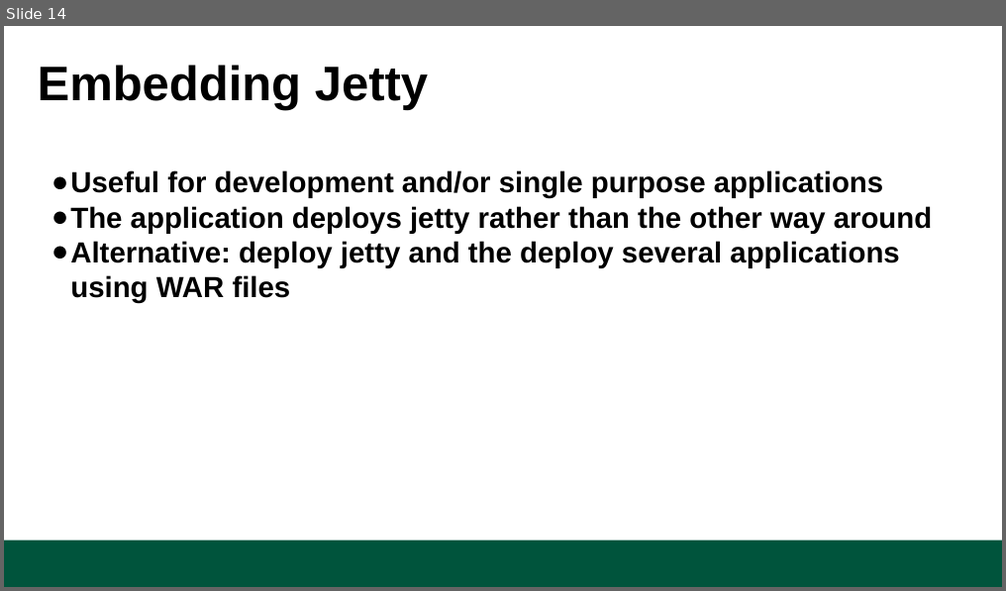
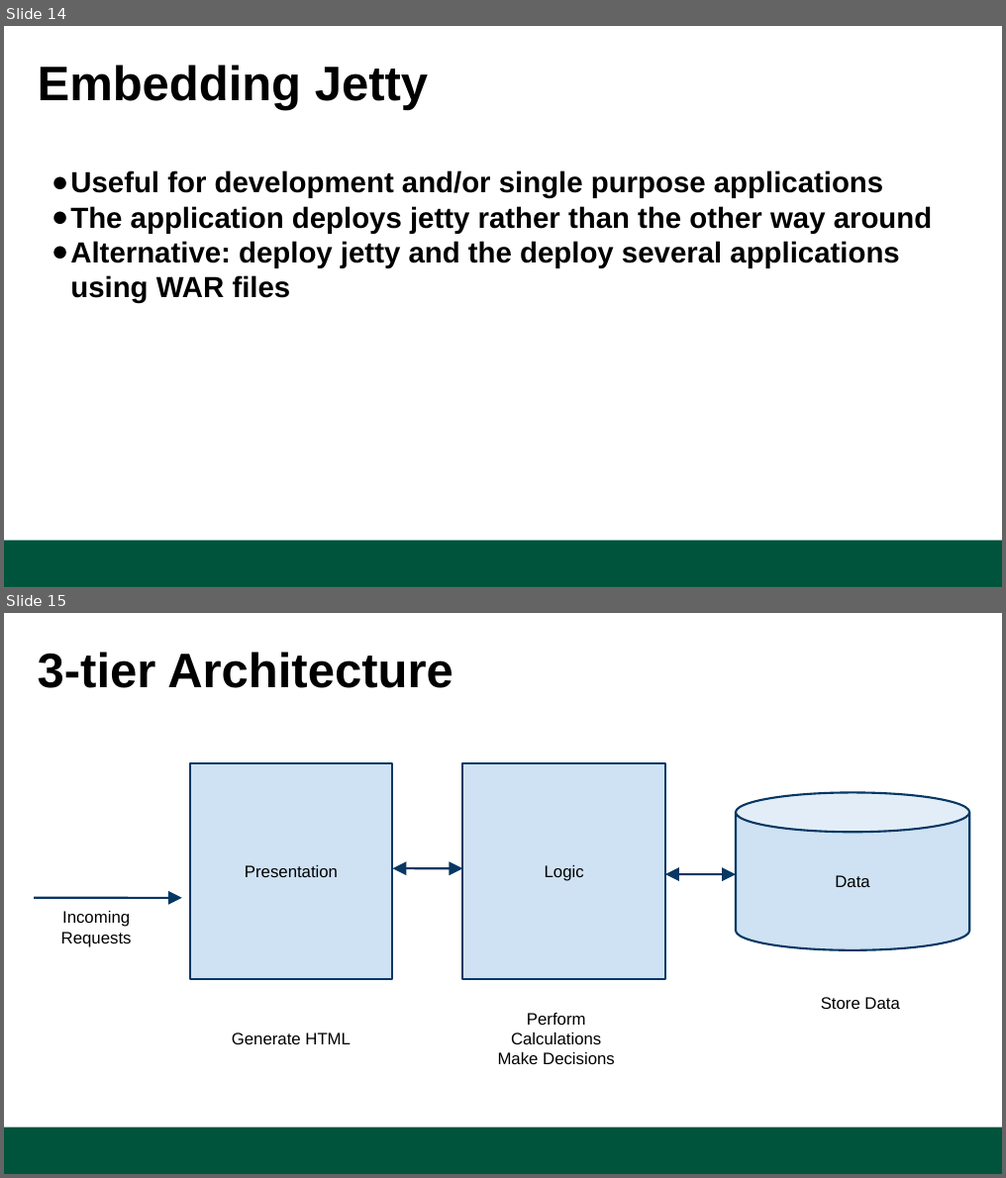
Before and after one commit to CS212-S16/lectures, a slide deck: notes/dynamicwebandservlets.pptx. Shown one above the other, each under a label of ours: slide 14 before the commit, slides 14 and 15 after it. The pictures are 1006x591 and 1006x1178 pixels, drawn with LibreOffice and Linux fonts; fonts in the diff are those of the drawing; background and template pictures are left out. Boxes give left, top, right and bottom in pixels: in the first picture for what was removed or moved away, otherwise in the second. Text is boxed around its words. In the diff, an @@ line names an element or a change of style, - is before the commit and + after.

```diff
--- a/notes/dynamicwebandservlets.pptx
+++ b/notes/dynamicwebandservlets.pptx
@@ slide 15 added at [4,613,1002,1174], background #FFFFFF; not listed: 1 template element that a slide beside it also shows @@
@@ title added at [38,652,453,688], 35 pt, text #000000, bold @@
+3-tier Architecture
@@ group added at [34,763,969,1064]: 4 texts, 2 rectangles, 2 double arrows, 1 cylinder, 1 arrow @@
+Data
+Logic
+Presentation
+Incoming Requests
+Generate HTML
+Perform Calculations
+Make Decisions
+Store Data
```
Also in this commit, not shown: 2 other slides added, 1 other file.
